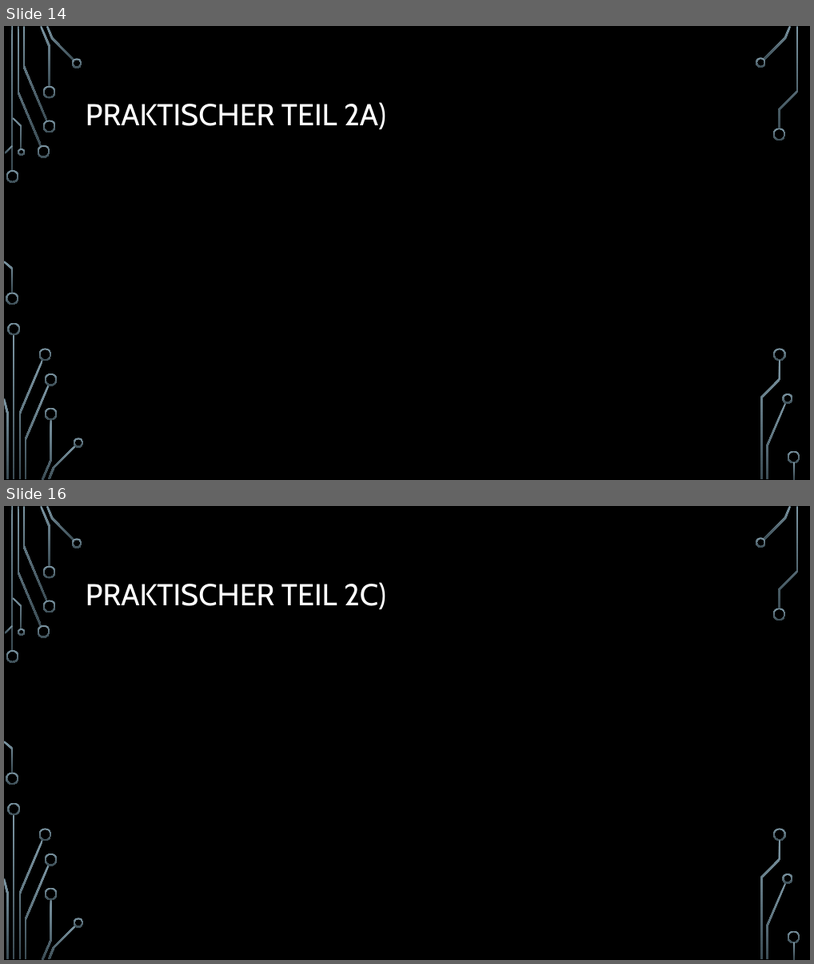
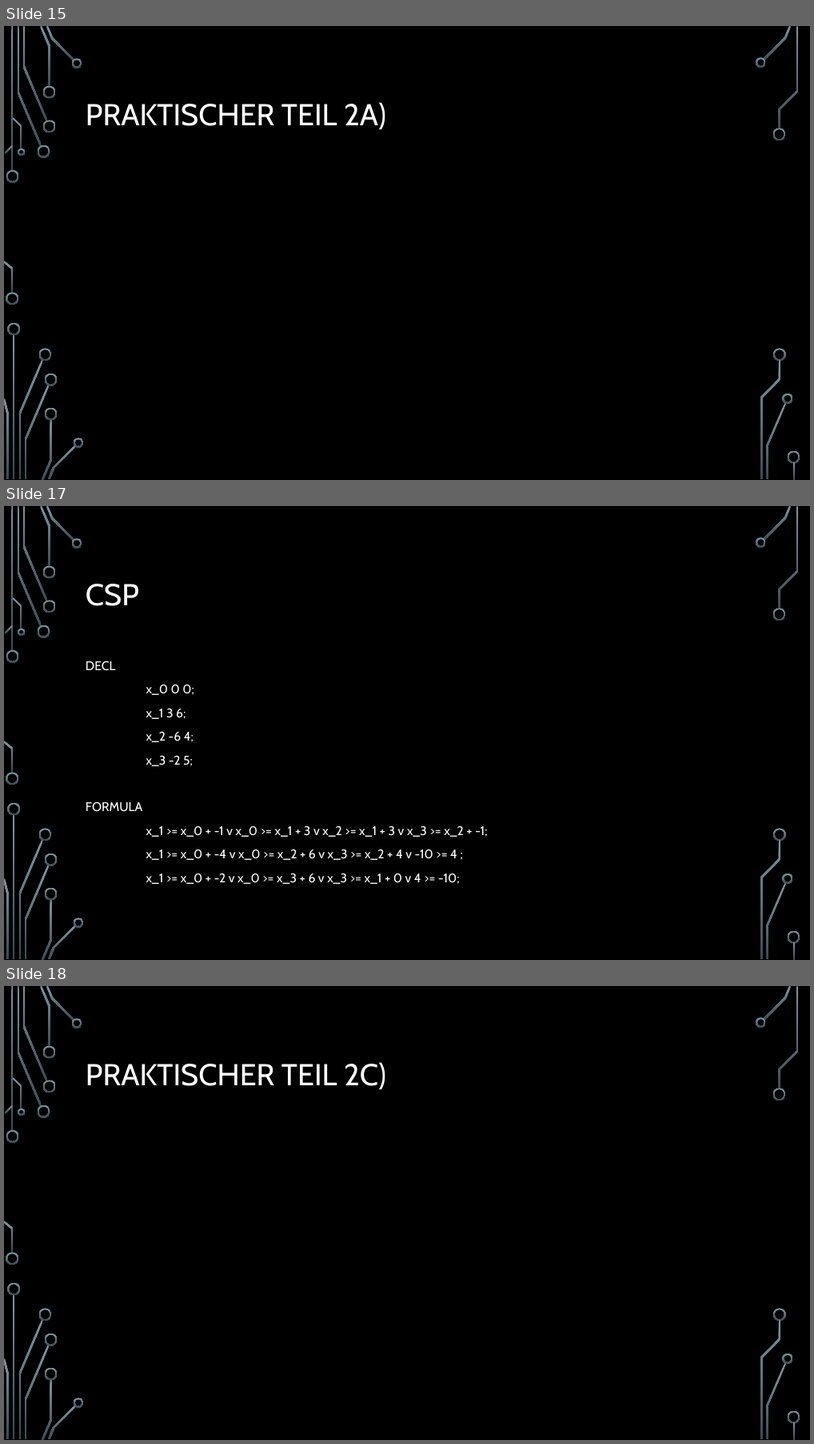
Before and after one commit to Fixeres/HybrideSysteme, a slide deck: src/resources/Hybride systeme.pptx. Shown one above the other, each under a label of ours: slides 14 and 16 before the commit, slides 15, 17 and 18 after it; the slides between them are not shown. The pictures are 814x964 and 814x1444 pixels, drawn with LibreOffice and Linux fonts; fonts in the diff are those of the drawing; background and template pictures are left out. Boxes give left, top, right and bottom in pixels: in the first picture for what was removed or moved away, otherwise in the second. Text is boxed around its words. In the diff, an @@ line names an element or a change of style, - is before the commit and + after.

```diff
--- a/src/resources/Hybride systeme.pptx
+++ b/src/resources/Hybride systeme.pptx
@@ slide 17 added at (4, 506, 810, 960), background picture (left out); not listed: 36 template elements that a slide beside it also shows @@
@@ title added at (86, 584, 139, 606), 36 pt, text #FFFFFF @@
+CSP
@@ text added at (86, 660, 487, 884), 15 pt, text #FFFFFF @@
+DECL
+x_0 0 0;
+x_1 3 6;
+x_2 -6 4;
+x_3 -2 5;
+FORMULA
+x_1 >= x_0 + -1 v x_0 >= x_1 + 3 v x_2 >= x_1 + 3 v x_3 >= x_2 + -1;
+x_1 >= x_0 + -4 v x_0 >= x_2 + 6 v x_3 >= x_2 + 4 v -10 >= 4 ;
+x_1 >= x_0 + -2 v x_0 >= x_3 + 6 v x_3 >= x_1 + 0 v 4 >= -10;
@@ what was slide 14 is now slide 15 @@
@@ what was slide 16 is now slide 18 @@
```
Also in this commit, not shown: 4 slides changed, 2 other slides added, 1 slide removed, 1 other file.
